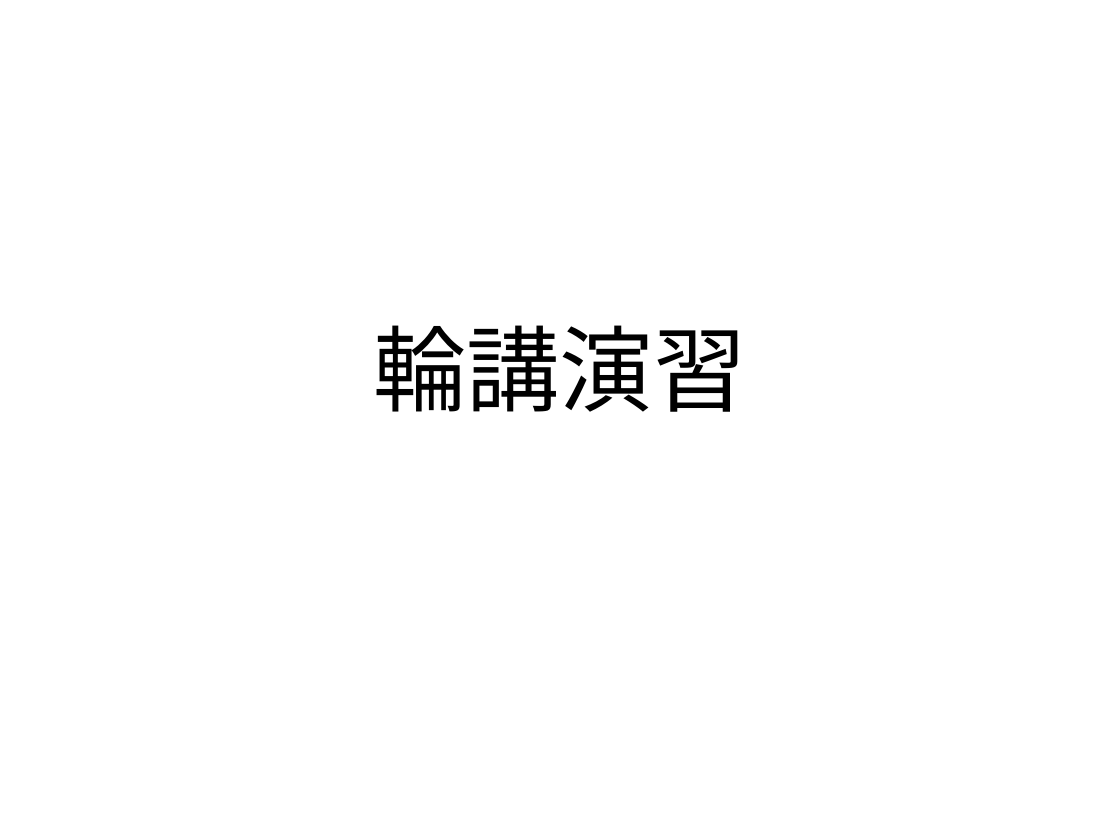
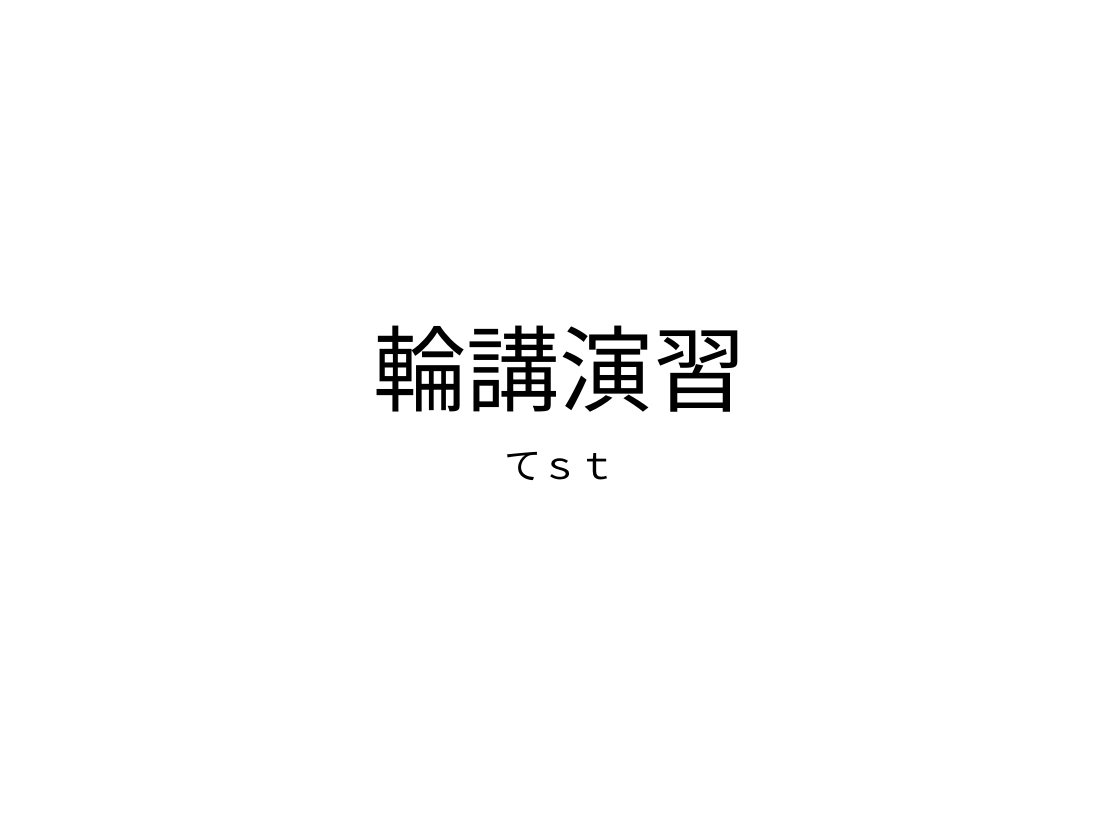
Before and after one commit to 2017B4/rinko, a slide deck: slide 1 of 輪講実習.pptx. Drawn at 1120x840 pixels with LibreOffice and Linux fonts; fonts in the diff are those of the drawing. Boxes give left, top, right and bottom in pixels: in the first picture for what was removed or moved away, otherwise in the second. Text is boxed around its words. In the diff, an @@ line names an element or a change of style, - is before the commit and + after.

Commit message:
Add files via upload
test

```diff
--- a/輪講実習.pptx
+++ b/輪講実習.pptx
@@ subtitle added at box(504, 452, 616, 480), 24 pt, text #000000 @@
+てｓｔ
```
